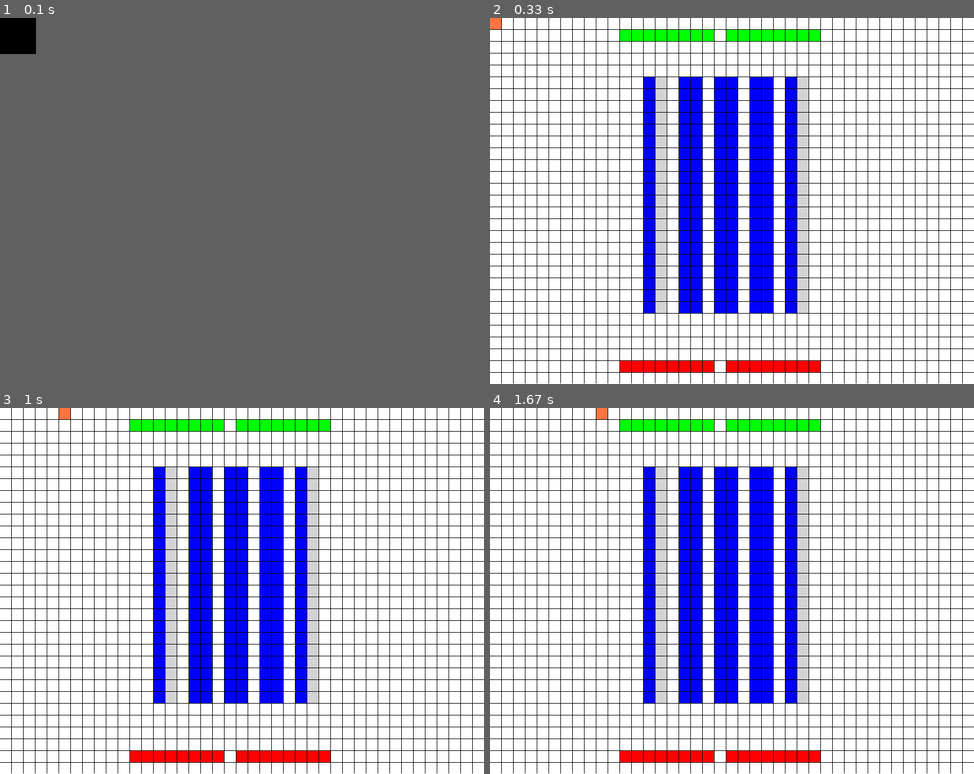
Above: before the commit, frames 1-4 (two rows, left to right).
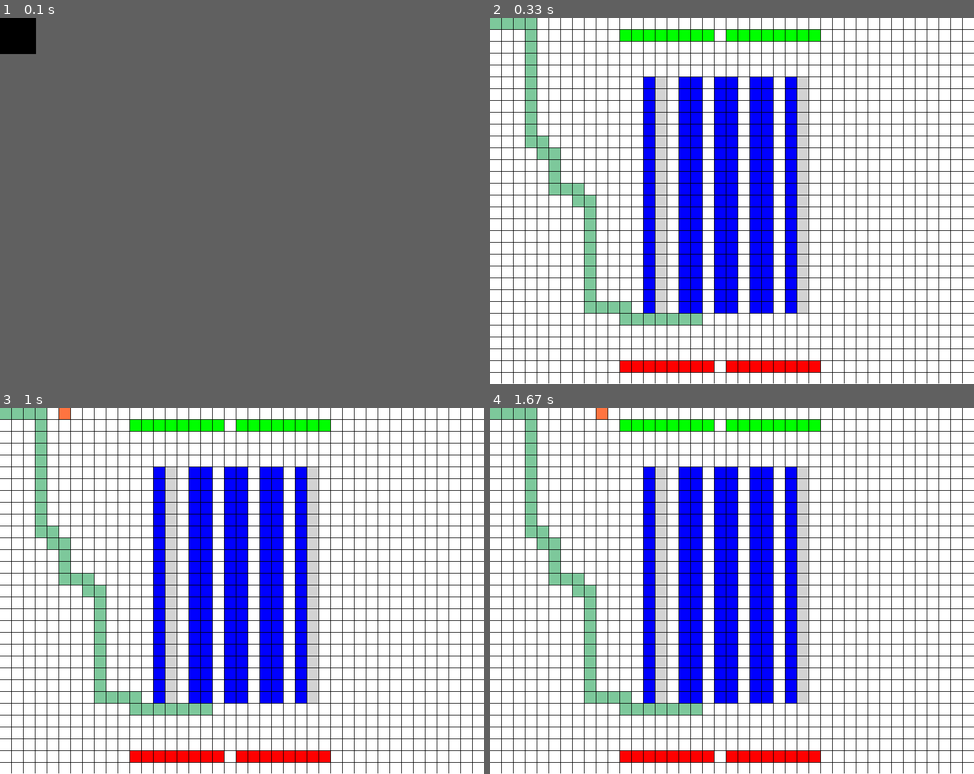
Above: after the commit, the same moments.

Repository: ironmann250/warehouse-simulator
Game: pygame game, started from interface.py
Same seed, same stepped clock (60 frames per second), same inputs: the game is played once before the commit and once after it.
Inputs:
- Up to frame 1 (0.1 s): no input
- Up to frame 2 (0.33 s): no input
- Up to frame 3 (1 s): hold Right 0.33-0.8 s; hold Up from 0.83 s (still down)
- Up to frame 4 (1.67 s): release Up at 1.13 s; hold Right 1.17-1.63 s

Frame 1 is identical in both runs. In frame 2, 3.1% of the frame differs, in the area x 0-44%, y 0-84%; in frame 3, 3.1%; in frame 4, 3.1%.

Commit message:
added path planning functionalities

Diff:
--- /dev/null
+++ b/generic_search.py
@@ -0,0 +1,198 @@
+from __future__ import annotations
+from typing import TypeVar, Iterable, Sequence, Generic, List, Callable, Set, Deque, Dict, Any, Optional
+from typing_extensions import Protocol
+from heapq import heappush, heappop
+
+T = TypeVar('T')
+
+
+def linear_contains(iterable: Iterable[T], key: T) -> bool:
+    for item in iterable:
+        if item == key:
+            return True
+    return False
+
+
+C = TypeVar("C", bound="Comparable")
+
+
+class Comparable(Protocol):
+    def __eq__(self, other: Any) -> bool:
+        ...
+
+    def __lt__(self: C, other: C) -> bool:
+        ...
+
+    def __gt__(self: C, other: C) -> bool:
+        return (not self < other) and self != other
+
+    def __le__(self: C, other: C) -> bool:
+        return self < other or self == other
+
+    def __ge__(self: C, other: C) -> bool:
+        return not self < other
+
+
+def binary_contains(sequence: Sequence[C], key: C) -> bool:
+    low: int = 0
+    high: int = len(sequence) - 1
+    while low <= high:  # while there is still a search space
+        mid: int = (low + high) // 2
+        if sequence[mid] < key:
+            low = mid + 1
+        elif sequence[mid] > key:
+            high = mid - 1
+        else:
+            return True
+    return False
+
+
+class Stack(Generic[T]):
+    def __init__(self) -> None:
+        self._container: List[T] = []
+
+    @property
+    def empty(self) -> bool:
+        return not self._container  # not is true for empty container
+
+    def push(self, item: T) -> None:
+        self._container.append(item)
+
+    def pop(self) -> T:
+        return self._container.pop()  # LIFO
+
+    def __repr__(self) -> str:
+        return repr(self._container)
+
+
+class Node(Generic[T]):
+    def __init__(self, state: T, parent: Optional[Node], cost: float = 0.0, heuristic: float = 0.0) -> None:
+        self.state: T = state
+        self.parent: Optional[Node] = parent
+        self.cost: float = cost
+        self.heuristic: float = heuristic
+
+    def __lt__(self, other: Node) -> bool:
+        return (self.cost + self.heuristic) < (other.cost + other.heuristic)
+
+
+def dfs(initial: T, goal_test: Callable[[T], bool], successors: Callable[[T], List[T]]) -> Optional[Node[T]]:
+    # frontier is where we've yet to go
+    frontier: Stack[Node[T]] = Stack()
+    frontier.push(Node(initial, None))
+    # explored is where we've been
+    explored: Set[T] = {initial}
+
+    # keep going while there is more to explore
+    while not frontier.empty:
+        current_node: Node[T] = frontier.pop()
+        current_state: T = current_node.state
+        # if we found the goal, we're done
+        if goal_test(current_state):
+            return current_node
+        # check where we can go next and haven't explored
+        for child in successors(current_state):
+            if child in explored:  # skip children we already explored
+                continue
+            explored.add(child)
+            frontier.push(Node(child, current_node))
+    return None  # went through everything and never found goal
+
+
+def node_to_path(node: Node[T]) -> List[T]:
+    path: List[T] = [node.state]
+    # work backwards from end to front
+    while node.parent is not None:
+        node = node.parent
+        path.append(node.state)
+    path.reverse()
+    return path
+
+
+class Queue(Generic[T]):
+    def __init__(self) -> None:
+        self._container: Deque[T] = Deque()
+
+    @property
+    def empty(self) -> bool:
+        return not self._container  # not is true for empty container
+
+    def push(self, item: T) -> None:
+        self._container.append(item)
+
+    def pop(self) -> T:
+        return self._container.popleft()  # FIFO
+
+    def __repr__(self) -> str:
+        return repr(self._container)
+
+
+def bfs(initial: T, goal_test: Callable[[T], bool], successors: Callable[[T], List[T]]) -> Optional[Node[T]]:
+    # frontier is where we've yet to go
+    frontier: Queue[Node[T]] = Queue()
+    frontier.push(Node(initial, None))
+    # explored is where we've been
+    explored: Set[T] = {initial}
+
+    # keep going while there is more to explore
+    while not frontier.empty:
+        current_node: Node[T] = frontier.pop()
+        current_state: T = current_node.state
+        # if we found the goal, we're done
+        if goal_test(current_state):
+            return current_node
+        # check where we can go next and haven't explored
+        for child in successors(current_state):
+            if child in explored:  # skip children we already explored
+                continue
+            explored.add(child)
+            frontier.push(Node(child, current_node))
+    return None  # went through everything and never found goal
+
+
+class PriorityQueue(Generic[T]):
+    def __init__(self) -> None:
+        self._container: List[T] = []
+
+    @property
+    def empty(self) -> bool:
+        return not self._container  # not is true for empty container
+
+    def push(self, item: T) -> None:
+        heappush(self._container, item)  # in by priority
+
+    def pop(self) -> T:
+        return heappop(self._container)  # out by priority
+
+    def __repr__(self) -> str:
+        return repr(self._container)
+
+
+def astar(initial: T, goal_test: Callable[[T], bool], successors: Callable[[T], List[T]], heuristic: Callable[[T], float]) -> Optional[Node[T]]:
+    # frontier is where we've yet to go
+    frontier: PriorityQueue[Node[T]] = PriorityQueue()
+    frontier.push(Node(initial, None, 0.0, heuristic(initial)))
+    # explored is where we've been
+    explored: Dict[T, float] = {initial: 0.0}
+
+    # keep going while there is more to explore
+    while not frontier.empty:
+        current_node: Node[T] = frontier.pop()
+        current_state: T = current_node.state
+        # if we found the goal, we're done
+        if goal_test(current_state):
+            return current_node
+        # check where we can go next and haven't explored
+        for child in successors(current_state):
+            new_cost: float = current_node.cost + 1  # 1 assumes a grid, need a cost function for more sophisticated apps
+
+            if child not in explored or explored[child] > new_cost:
+                explored[child] = new_cost
+                frontier.push(Node(child, current_node, new_cost, heuristic(child)))
+    return None  # went through everything and never found goal
+
+
+if __name__ == "__main__":
+    print(linear_contains([1, 5, 15, 15, 15, 15, 20], 5))  # True
+    print(binary_contains(["a", "d", "e", "f", "z"], "f"))  # True
+    print(binary_contains(["john", "mark", "ronald", "sarah"], "sheila"))  # False
--- a/interface.py
+++ b/interface.py
@@ -1,6 +1,7 @@
-from tkinter import TRUE
-import pygame,config,time,asyncio
-
+import pygame,config,time,asyncio,collections,pprint
+from maze import Maze, MazeLocation, manhattan_distance,euclidean_distance
+from generic_search import dfs, bfs, node_to_path, astar, Node
+from typing import List, NamedTuple, Callable, Optional
 #global vars
 from pygame.locals import (
 
@@ -50,6 +51,7 @@
         self.containers=[]
         self.crane=[0,0,0] #grid x,y and content 0 nothing, 1 something
         self.init=True
+        self.testrun=True
 
     def draw_rect(self,color,x,y,width,height):
         pygame.draw.rect(self.screen,color,
@@ -162,7 +164,7 @@
             crates_x_start_at+=(config.CRATES_WIDTH+1)
             gridx=crates_x_start_at
             gridy=crates_y_start_at
-        print(len(self.grid),len(self.grid[0]))
+        #pprint.pprint(self.grid)
         self.init=False #stop init (only run at startup)
 
     def draw_components(self):
@@ -290,6 +292,9 @@
         self.draw_grid()
         self.init_components()
         self.draw_components()
+        empty_crate=Container((125,200,155),self.get_cell_coordinate(17,25))
+        self.screen.blit(empty_crate.surf,self.get_cell_coordinate(17,25,False))
+        self.run_once()
         pygame.display.update()
 
     def handle_events(self,event_list):
@@ -300,6 +305,33 @@
                 self.remove_from_output()
             if event.type == ADDTOINPUT:
                 self.add_to_input()
+
+
+
+    def path_exec(self,path):
+        for cell in path:
+            self.grid[cell[0]][cell[1]]=[4,1]
+
+    def run_once(self):
+        if not self.testrun:
+            return
+        start=[0,0]
+        end=[17,25]
+        start = MazeLocation(0,0)
+        end = MazeLocation(17,25)
+        mz=Maze(grid=self.grid,rows=len(self.grid),columns=len(self.grid[0]),start=start,goal=end)
+        distance: Callable[[MazeLocation], float] = manhattan_distance(mz.goal)
+        solution1: Optional[Node[MazeLocation]] = astar(mz.start, mz.goal_test, mz.successors,distance)
+        if solution1 is None:
+            print("No solution found using depth-first search!")
+        else:
+            path1: List[MazeLocation] = node_to_path(solution1)
+            for path in path1:
+                #print(path.column,path.row)
+                empty_crate=Container((125,200,155),self.get_cell_coordinate(path.row,path.column))
+                self.screen.blit(empty_crate.surf,self.get_cell_coordinate(path.row,path.column,False))
+        print (len(path1))
+        #self.testrun=False
 
     def run(self):
         while self.running:
--- /dev/null
+++ b/maze.py
@@ -0,0 +1,132 @@
+from enum import Enum
+from typing import List, NamedTuple, Callable, Optional
+import random
+from math import sqrt
+from generic_search import dfs, bfs, node_to_path, astar, Node
+
+
+class Cell(str, Enum):
+    EMPTY = " "
+    BLOCKED = "X"
+    START = "S"
+    GOAL = "G"
+    PATH = "*"
+
+
+class MazeLocation(NamedTuple):
+    row: int
+    column: int
+
+
+class Maze:
+    def __init__(self,grid: List = [], rows: int = 30, columns: int = 40, sparseness: float = 0.2, start: MazeLocation = MazeLocation(0, 0), goal: MazeLocation = MazeLocation(9, 9)) -> None:
+        # initialize basic instance variables
+        self._rows: int = rows
+        self._columns: int = columns
+        self.start: MazeLocation = start
+        self.goal: MazeLocation = goal
+        self.grid=grid
+        # fill the grid with empty cells
+        self._grid: List[List[Cell]] = [[Cell.EMPTY for c in range(columns)] for r in range(rows)]
+        # populate the grid with blocked cells
+        self.fill_grid(self.grid,rows, columns)
+        # fill the start and goal locations in
+        self._grid[start.row][start.column] = Cell.START
+        self._grid[goal.row][goal.column] = Cell.GOAL
+
+    def _randomly_fill(self, rows: int, columns: int, sparseness: float):
+        for row in range(rows):
+            for column in range(columns):
+                if random.uniform(0, 1.0) < sparseness:
+                    self._grid[row][column] = Cell.BLOCKED
+
+    def fill_grid(self,grid,rows: int, columns: int):
+        for row in range(rows):
+            for column in range(columns):
+                if grid[row][column][0] in [1,2,3]:
+                    self._grid[row][column]=Cell.BLOCKED
+
+
+    # return a nicely formatted version of the maze for printing
+    def __str__(self) -> str:
+        output: str = ""
+        for row in self._grid:
+            output += "".join([c.value for c in row]) + "\n"
+        return output
+
+    def goal_test(self, ml: MazeLocation) -> bool:
+        return ml == self.goal
+
+    def successors(self, ml: MazeLocation) -> List[MazeLocation]:
+        locations: List[MazeLocation] = []
+        if ml.row + 1 < self._rows and self._grid[ml.row + 1][ml.column] != Cell.BLOCKED:
+            locations.append(MazeLocation(ml.row + 1, ml.column))
+        if ml.row - 1 >= 0 and self._grid[ml.row - 1][ml.column] != Cell.BLOCKED:
+            locations.append(MazeLocation(ml.row - 1, ml.column))
+        if ml.column + 1 < self._columns and self._grid[ml.row][ml.column + 1] != Cell.BLOCKED:
+            locations.append(MazeLocation(ml.row, ml.column + 1))
+        if ml.column - 1 >= 0 and self._grid[ml.row][ml.column - 1] != Cell.BLOCKED:
+            locations.append(MazeLocation(ml.row, ml.column - 1))
+        return locations
+
+    def mark(self, path: List[MazeLocation]):
+        for maze_location in path:
+            self._grid[maze_location.row][maze_location.column] = Cell.PATH
+        self._grid[self.start.row][self.start.column] = Cell.START
+        self._grid[self.goal.row][self.goal.column] = Cell.GOAL
+
+    def clear(self, path: List[MazeLocation]):
+        for maze_location in path:
+            self._grid[maze_location.row][maze_location.column] = Cell.EMPTY
+        self._grid[self.start.row][self.start.column] = Cell.START
+        self._grid[self.goal.row][self.goal.column] = Cell.GOAL
+
+
+def euclidean_distance(goal: MazeLocation) -> Callable[[MazeLocation], float]:
+    def distance(ml: MazeLocation) -> float:
+        xdist: int = ml.column - goal.column
+        ydist: int = ml.row - goal.row
+        return sqrt((xdist * xdist) + (ydist * ydist))
+    return distance
+
+
+def manhattan_distance(goal: MazeLocation) -> Callable[[MazeLocation], float]:
+    def distance(ml: MazeLocation) -> float:
+        xdist: int = abs(ml.column - goal.column)
+        ydist: int = abs(ml.row - goal.row)
+        return (xdist + ydist)
+    return distance
+
+
+if __name__ == "__main__":
+    # Test DFS
+    m: Maze = Maze()
+    print(m)
+    solution1: Optional[Node[MazeLocation]] = dfs(m.start, m.goal_test, m.successors)
+    if solution1 is None:
+        print("No solution found using depth-first search!")
+    else:
+        path1: List[MazeLocation] = node_to_path(solution1)
+        m.mark(path1)
+        print(m)
+        m.clear(path1)
+        for path in path1:
+            print(path.column,path.row)
+    #Test BFS
+    solution2: Optional[Node[MazeLocation]] = bfs(m.start, m.goal_test, m.successors)
+    if solution2 is None:
+        print("No solution found using breadth-first search!")
+    else:
+        path2: List[MazeLocation] = node_to_path(solution2)
+        m.mark(path2)
+        print(m)
+        m.clear(path2)
+    # Test A*
+    distance: Callable[[MazeLocation], float] = manhattan_distance(m.goal)
+    solution3: Optional[Node[MazeLocation]] = astar(m.start, m.goal_test, m.successors, distance)
+    if solution3 is None:
+        print("No solution found using A*!")
+    else:
+        path3: List[MazeLocation] = node_to_path(solution3)
+        m.mark(path3)
+        print(m)
